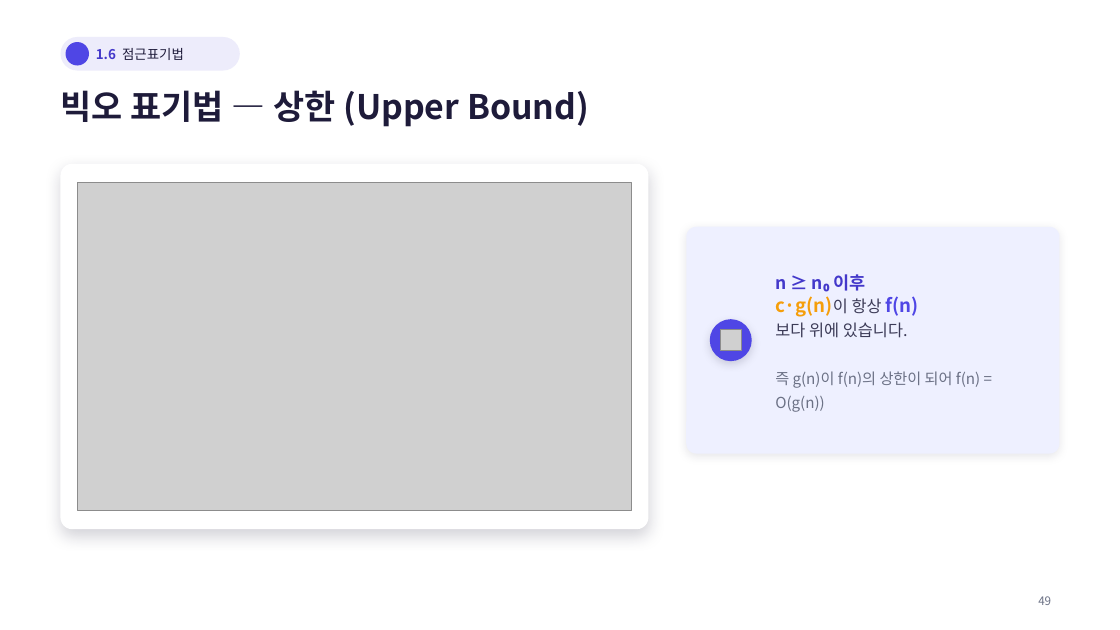
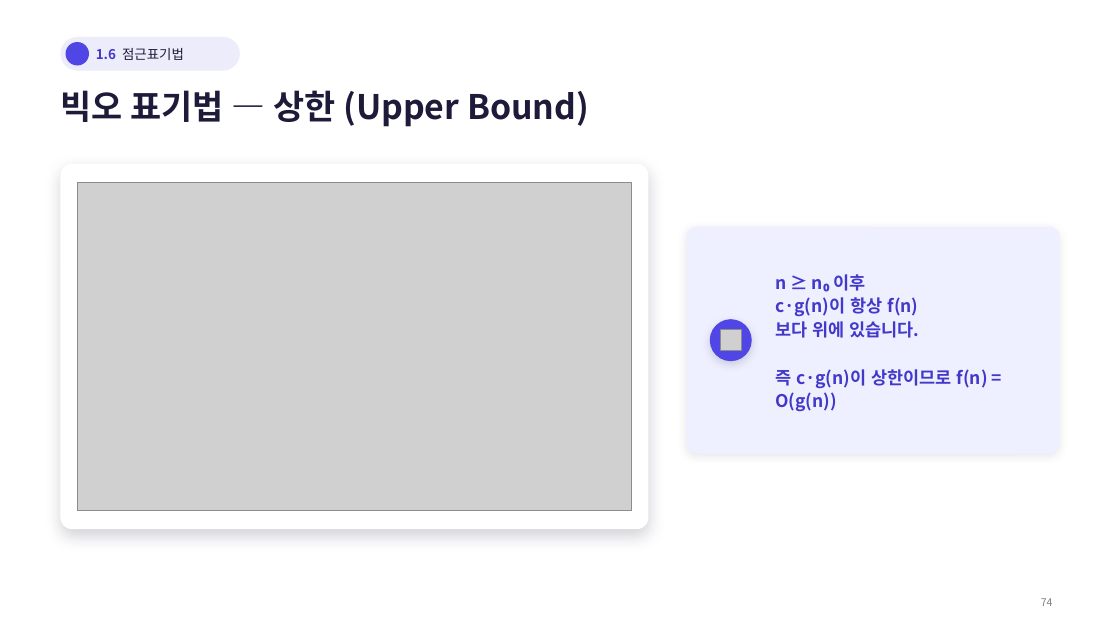
Before and after one commit to Sangdon-Park/Sangdon-Park.github.io, a slide deck: slide 74 of data/알고리즘/1장_알고리즘과_복잡도분석.pptx (slide 50 before the commit). Drawn at 1120x630 pixels with LibreOffice and Linux fonts; fonts in the diff are those of the drawing; grey boxes stand for pictures; background and template pictures are left out. Boxes give left, top, right and bottom in pixels: in the first picture for what was removed or moved away, otherwise in the second. Text is boxed around its words. In the diff, an @@ line names an element or a change of style, - is before the commit and + after.

```diff
--- a/data/알고리즘/1장_알고리즘과_복잡도분석.pptx
+++ b/data/알고리즘/1장_알고리즘과_복잡도분석.pptx
@@ text at (775,297,919,338): size 16 to 15 pt in "c·g(n)이 f(n)"; size 14 to 15 pt, text colour #3C3B57 to #4338CA, bold on in "c·g(n)이 항상", "보다 위에 있습니다."; text colour #F59E0B to #4338CA in "c·g(n)이"; text colour #4F46E5 to #4338CA in "f(n)" @@
@@ text at (775,369,988,411): text changed; size 13 to 15 pt; text colour #6B7185 to #4338CA; bold on @@
-즉 g(n)이 f(n)의 상한이 되어 f(n) = O(g(n))
+즉 c·g(n)이 상한이므로 f(n) = O(g(n))
@@ text removed at (1038,596,1051,605) @@
-49
@@ text added at (1041,598,1053,606), 9 pt, text #808080 @@
+74
```
Also in this commit, not shown: 47 other slides changed, 44 slides added, 12 slides removed.
